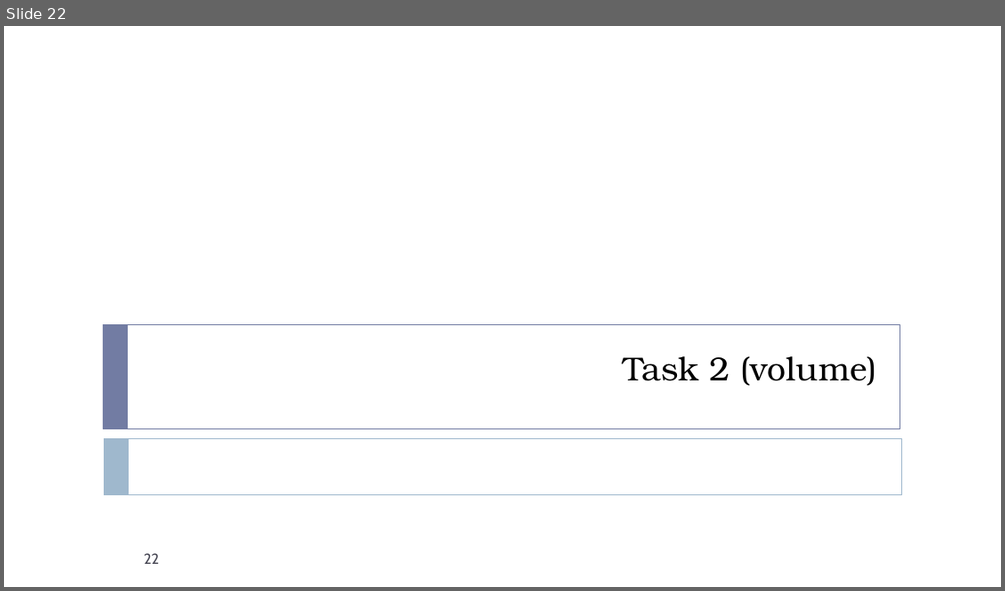
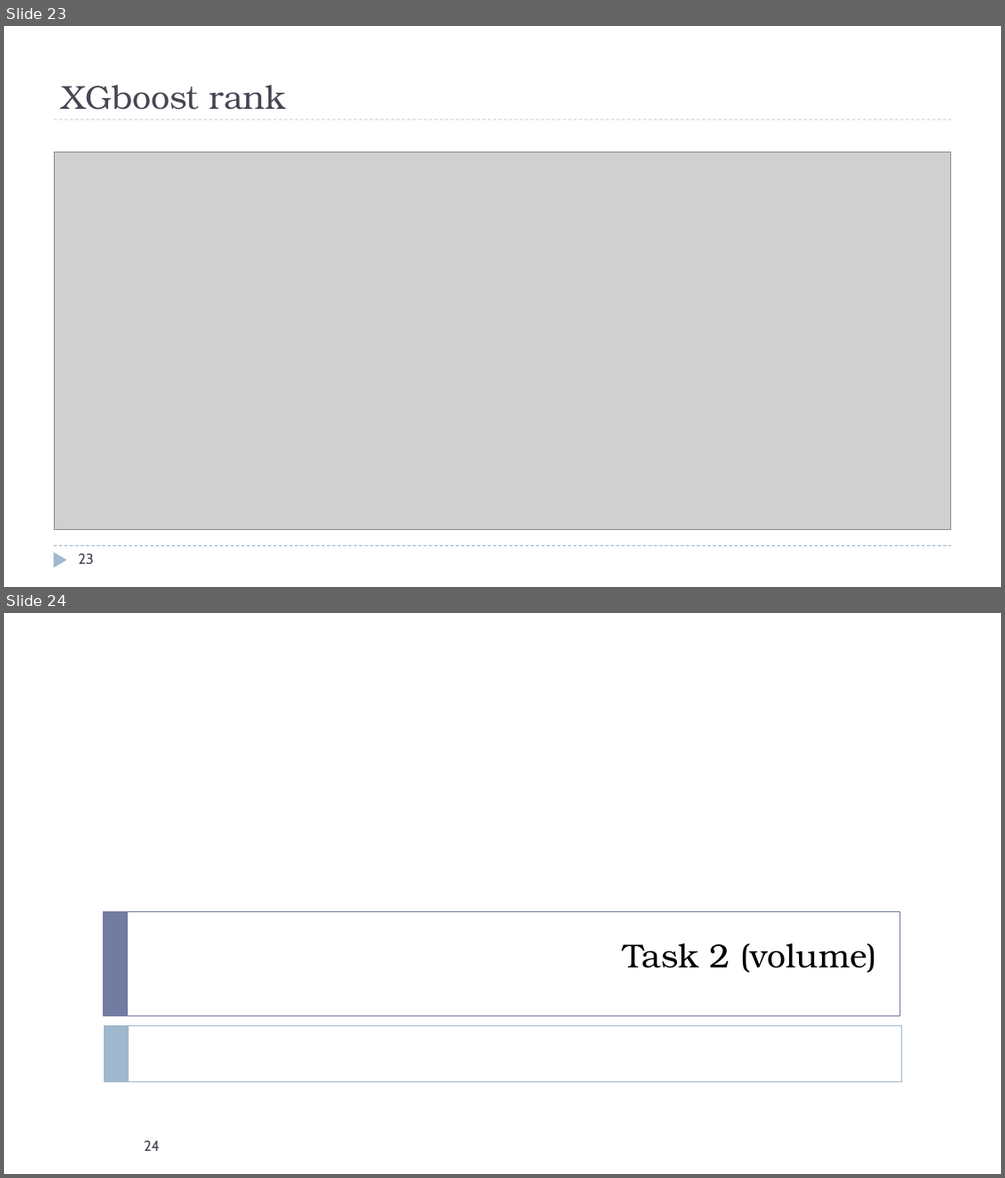
Before and after one commit to ntust-csie-islab/106-NN-homework1, a slide deck: M10507302/陳昶儒-周鴻汶-王仁緯-KDD-cup-2017.pptx. Shown one above the other, each under a label of ours: slide 22 before the commit, slides 23 and 24 after it. The pictures are 1005x591 and 1005x1178 pixels, drawn with LibreOffice and Linux fonts; fonts in the diff are those of the drawing; grey boxes stand for pictures. Boxes give left, top, right and bottom in pixels: in the first picture for what was removed or moved away, otherwise in the second. Text is boxed around its words. In the diff, an @@ line names an element or a change of style, - is before the commit and + after.

```diff
--- a/M10507302/陳昶儒-周鴻汶-王仁緯-KDD-cup-2017.pptx
+++ b/M10507302/陳昶儒-周鴻汶-王仁緯-KDD-cup-2017.pptx
@@ slide 23 added at (4, 26, 1001, 587), background #FFFFFF @@
@@ title added at (61, 85, 286, 110), 32 pt, text #464653 @@
+XGboost rank
@@ line added from (54, 119) to (952, 119), #9FB8CD 0.75 pt dashed @@
@@ picture added at (54, 151, 952, 529) @@
@@ line added from (54, 546) to (952, 546), #9FB8CD 0.75 pt dashed @@
@@ triangle added at (54, 552, 67, 568), fill #9FB8CD @@
@@ page number added at (78, 553, 93, 564), 14 pt, text #464653 @@
+23
@@ what was slide 22 is now slide 24 @@
@@ page number at (144, 1140, 160, 1151): text changed @@
-22
+24
```
Also in this commit, not shown: 2 slides changed, 1 other slide added.
